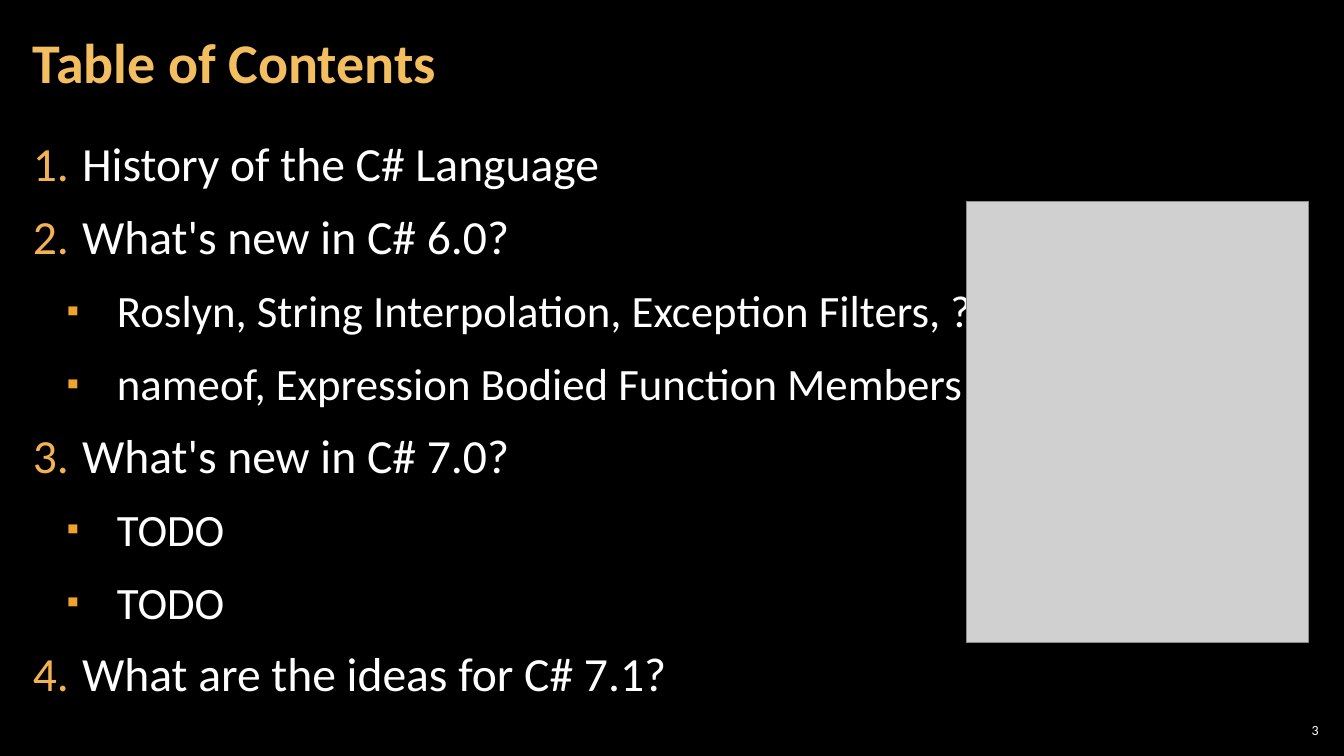
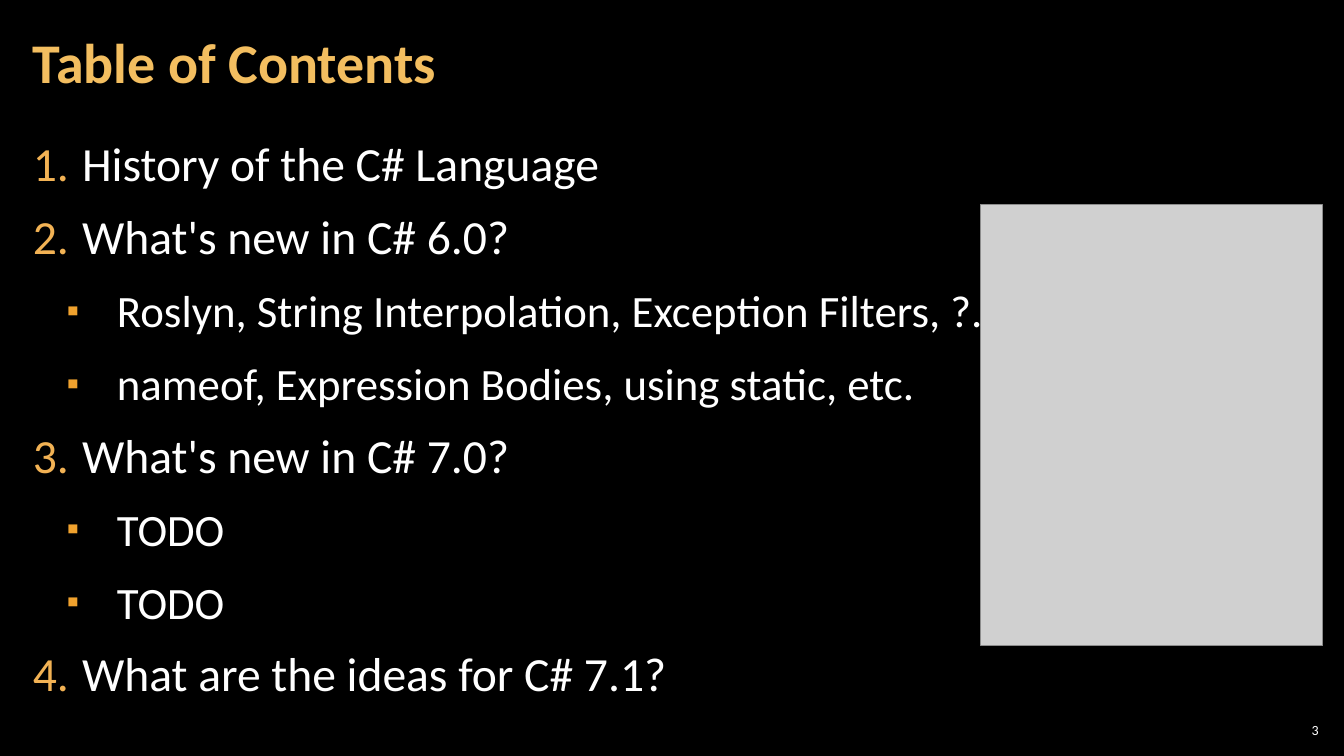
Before and after one commit to NikolayIT/CSharp-New-Features, a slide deck: slide 3 of docs/What is new in CSharp 6.0 and 7.0.pptx. Drawn at 1344x756 pixels with LibreOffice and Linux fonts; fonts in the diff are those of the drawing; grey boxes stand for pictures; background and template pictures are left out. Boxes give left, top, right and bottom in pixels: in the first picture for what was removed or moved away, otherwise in the second. Text is boxed around its words. In the diff, an @@ line names an element or a change of style, - is before the commit and + after.

```diff
--- a/docs/What is new in CSharp 6.0 and 7.0.pptx
+++ b/docs/What is new in CSharp 6.0 and 7.0.pptx
@@ picture: place and size @@
-picture at [966, 202, 1308, 642]
+picture at [981, 205, 1323, 645]
@@ text at [117, 369, 914, 408]: text changed @@
-  ▪ nameof, Expression Bodied Function Members
+  ▪ nameof, Expression Bodies, using static, etc.
```
Also in this commit, not shown: 16 other slides changed, 2 slides added, 5 slides removed.
